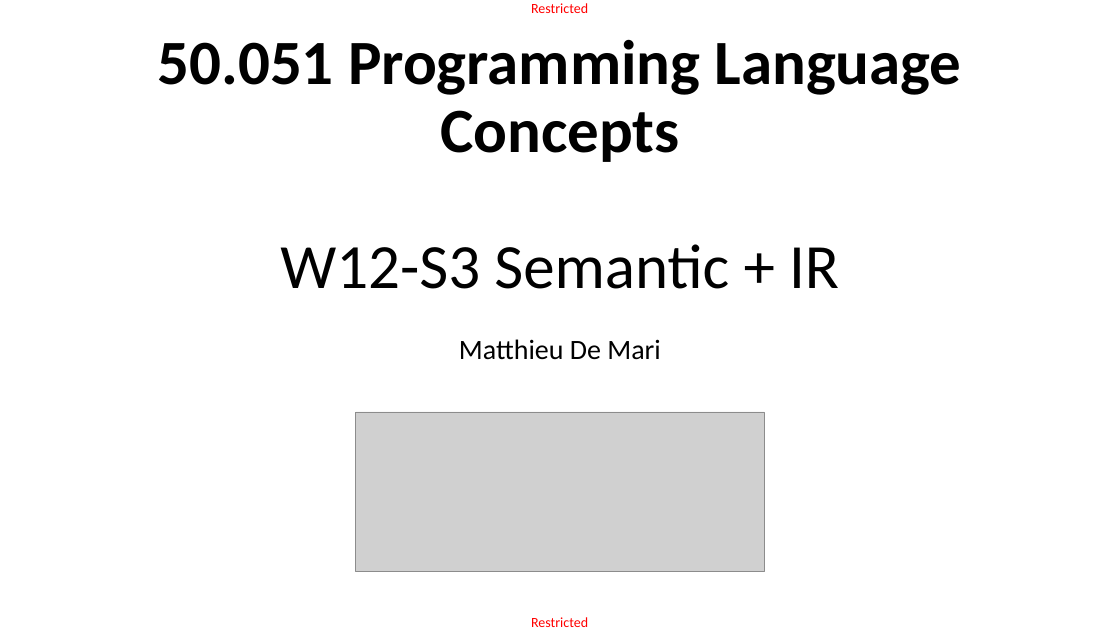
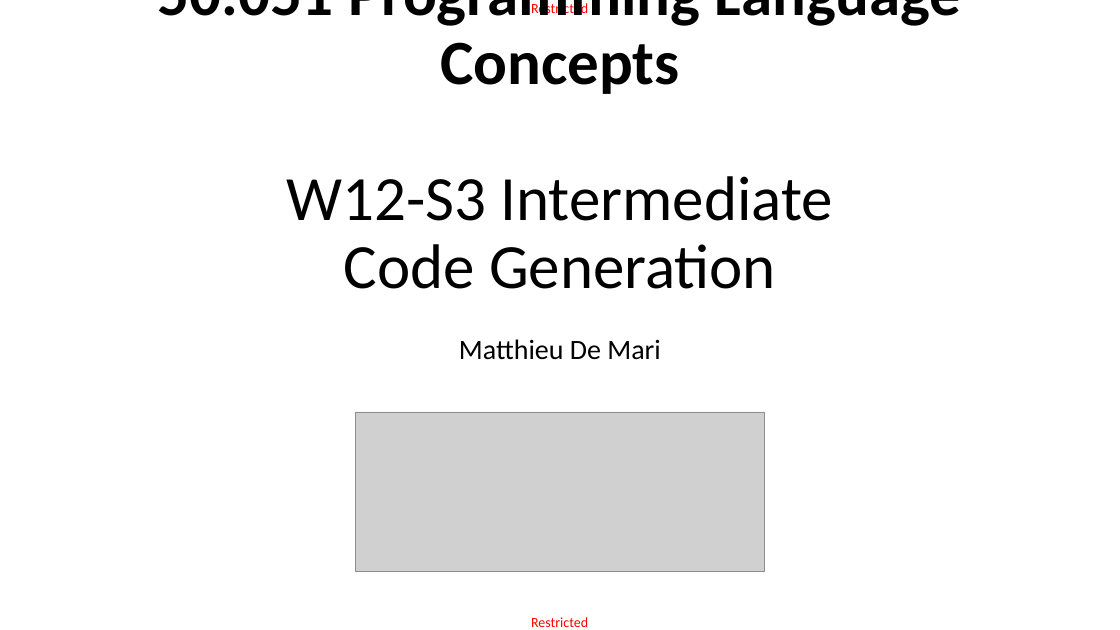
Before and after one commit to matthieudemari/SUTD_PLC_50_051, a slide deck: slide 1 of W12/W12S3/W12S3.pptx. Drawn at 1120x630 pixels with LibreOffice and Linux fonts; fonts in the diff are those of the drawing; grey boxes stand for pictures. Boxes give left, top, right and bottom in pixels: in the first picture for what was removed or moved away, otherwise in the second. Text is boxed around its words. In the diff, an @@ line names an element or a change of style, - is before the commit and + after.

```diff
--- a/W12/W12S3/W12S3.pptx
+++ b/W12/W12S3/W12S3.pptx
@@ title at [158, 0, 962, 289]: text changed @@
-50.051 Programming Language Concepts
-W12-S3 Semantic + IR
+50.051 Programming Language Concepts
+W12-S3 Intermediate
+Code Generation
```
Also in this commit, not shown: 121 slides added, 3 other files.
